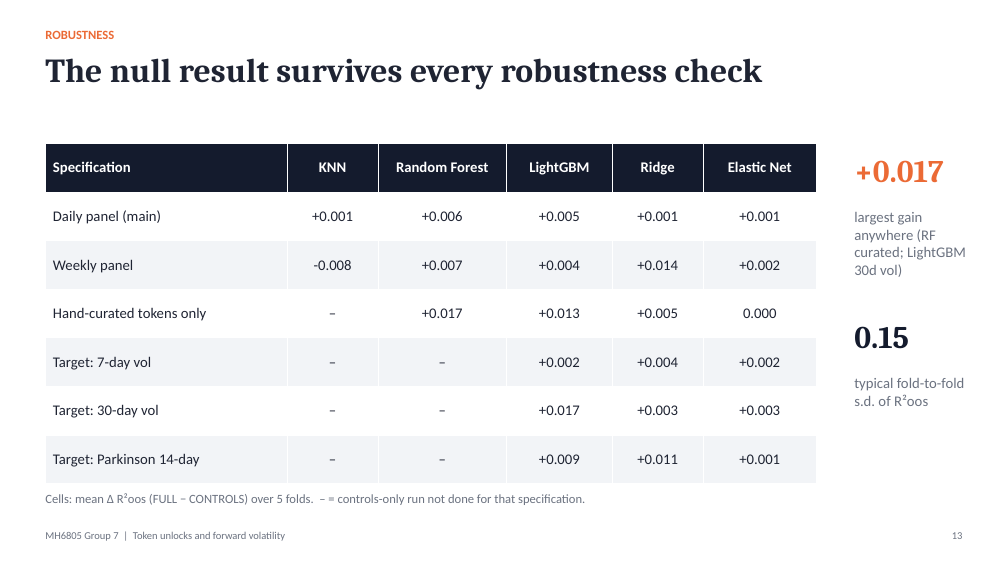
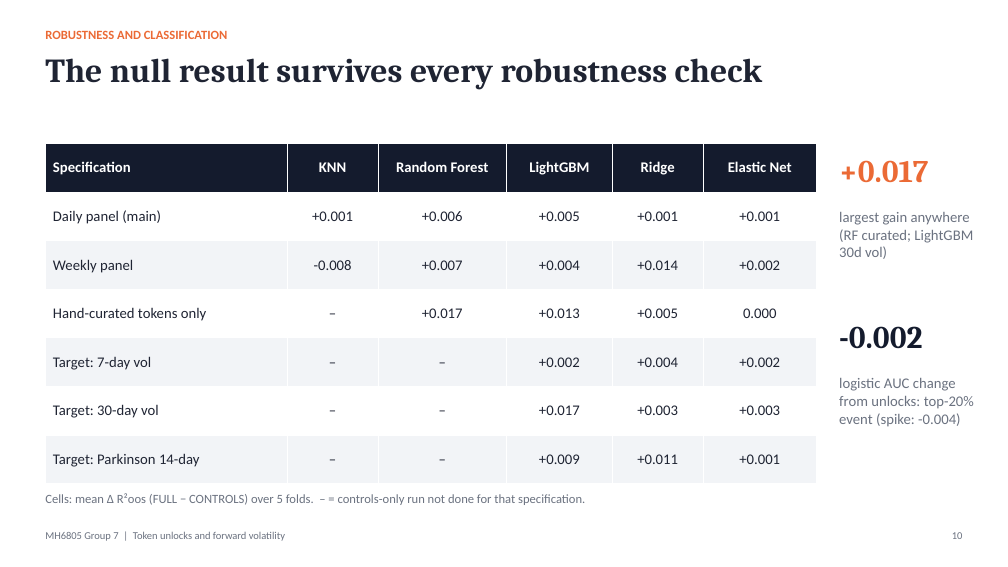
Before and after one commit to watersalamander/MH6805A-Project-Group7, a slide deck: slide 10 of report/Group7_Presentation_DRAFT.pptx (slide 13 before the commit). Drawn at 1008x567 pixels with LibreOffice and Linux fonts; fonts in the diff are those of the drawing. Boxes give left, top, right and bottom in pixels: in the first picture for what was removed or moved away, otherwise in the second. Text is boxed around its words. In the diff, an @@ line names an element or a change of style, - is before the commit and + after.

```diff
--- a/report/Group7_Presentation_DRAFT.pptx
+++ b/report/Group7_Presentation_DRAFT.pptx
@@ text at box(45, 30, 228, 39): text changed @@
-ROBUSTNESS
+ROBUSTNESS AND CLASSIFICATION
@@ text "+0.017": place and size @@
-text "+0.017" at box(854, 160, 943, 183)
+text "+0.017" at box(839, 160, 928, 183)
@@ text "largest gain anywhere (RF curated; ..." rewrapped from box(854, 212, 966, 277) to box(839, 212, 973, 259) @@
@@ text at box(839, 326, 922, 349): text changed @@
-0.15
+-0.002
@@ text at box(839, 378, 974, 427): text changed @@
-typical fold-to-fold s.d. of R²oos
+logistic AUC change from unlocks: top-20% event (spike: -0.004)
```
Also in this commit, not shown: 10 other slides changed, 5 slides removed, 2 other files.
